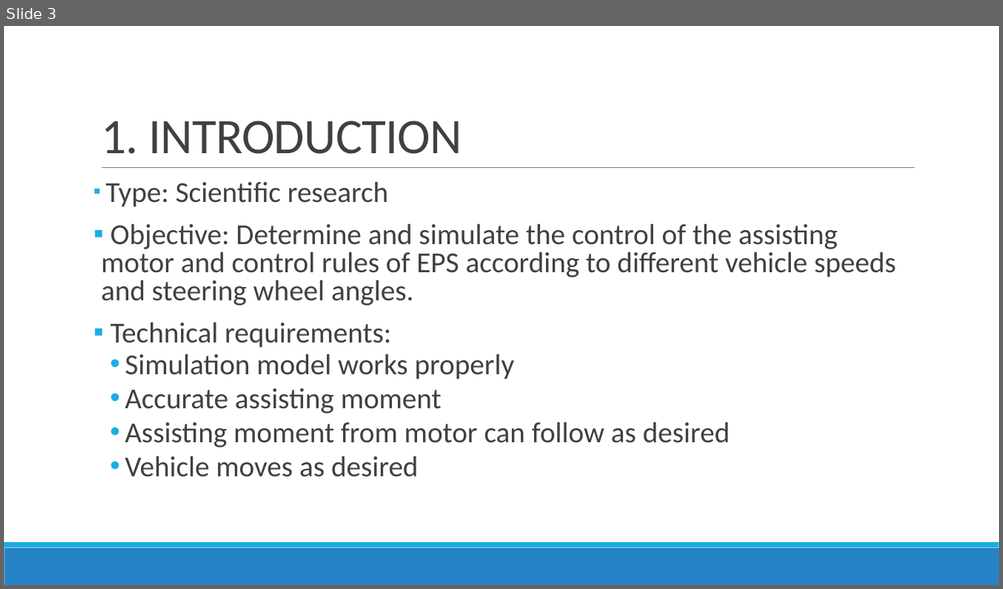
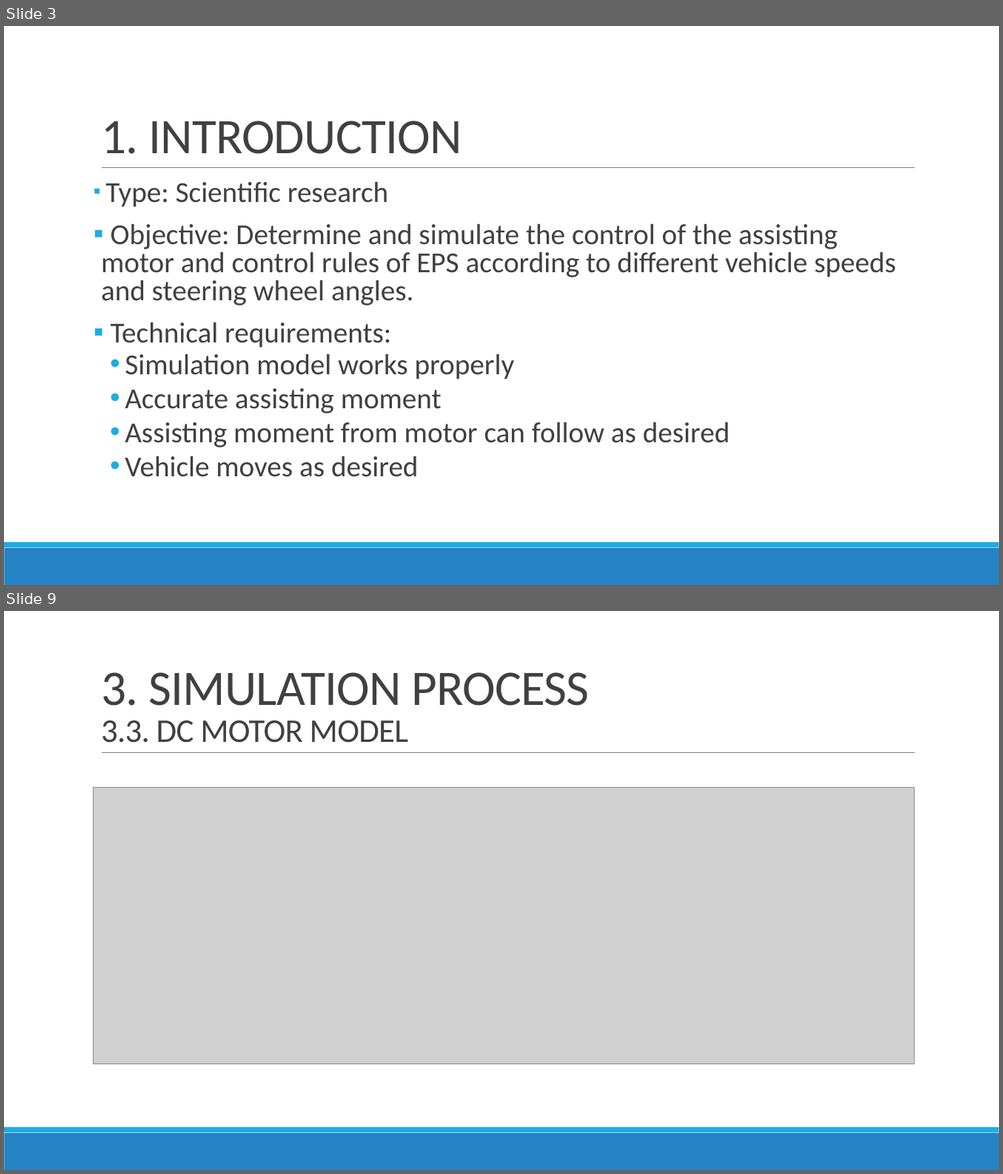
Before and after one commit to Bminhhh/CapsoneProject, a slide deck: duy/CAPSTONE PROJECT/CAPSTONE PROJECT REPORT.pptx. Shown one above the other, each under a label of ours: slide 3 before the commit, slides 3 and 9 after it; the slides between them are not shown. The pictures are 1003x589 and 1003x1174 pixels, drawn with LibreOffice and Linux fonts; fonts in the diff are those of the drawing; grey boxes stand for pictures. Boxes give left, top, right and bottom in pixels: in the first picture for what was removed or moved away, otherwise in the second. Text is boxed around its words. In the diff, an @@ line names an element or a change of style, - is before the commit and + after.

```diff
--- a/duy/CAPSTONE PROJECT/CAPSTONE PROJECT REPORT.pptx
+++ b/duy/CAPSTONE PROJECT/CAPSTONE PROJECT REPORT.pptx
@@ slide 9 added at <box>4,611,999,1170</box>, background #FFFFFF; not listed: 3 template elements that a slide beside it also shows @@
@@ title added at <box>101,672,589,743</box>, 48 pt, text #404040 @@
+3. SIMULATION PROCESS
+3.3. DC MOTOR MODEL
@@ picture added at <box>94,787,914,1064</box> @@
```
Also in this commit, not shown: 4 slides changed, 6 other slides added, 37 other files.
